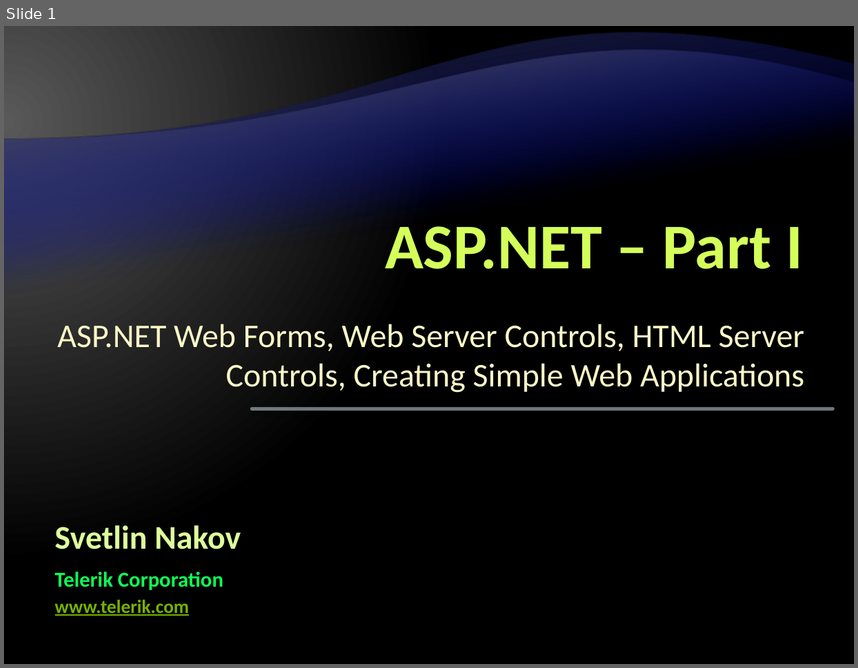
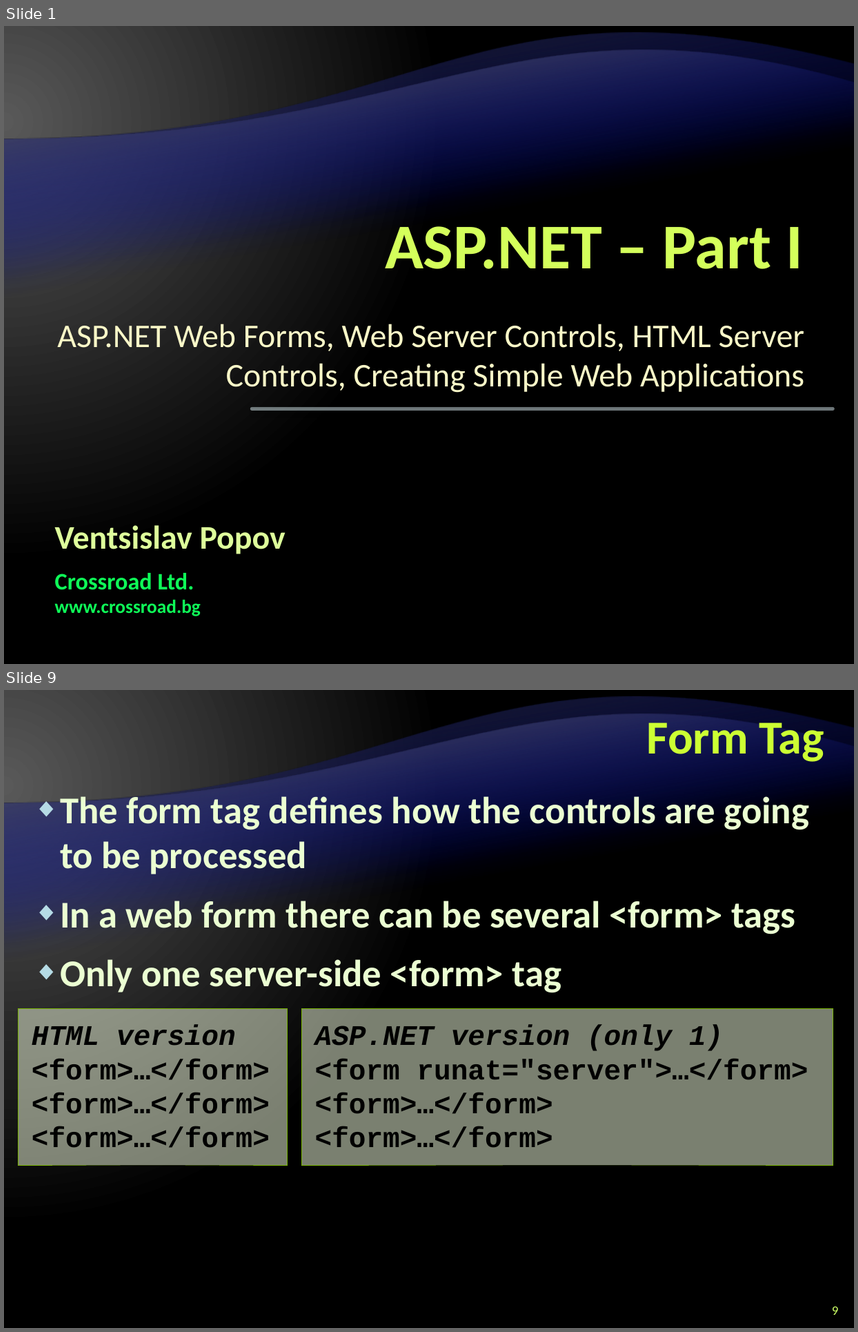
Before and after one commit to Graveheart/aspnetcourse, a slide deck: lectures/8. ASP.NET – Part I.pptx. Shown one above the other, each under a label of ours: slide 1 before the commit, slides 1 and 9 after it; the slides between them are not shown. The pictures are 858x668 and 858x1332 pixels, drawn with LibreOffice and Linux fonts; fonts in the diff are those of the drawing; background and template pictures are left out. Boxes give left, top, right and bottom in pixels: in the first picture for what was removed or moved away, otherwise in the second. Text is boxed around its words. In the diff, an @@ line names an element or a change of style, - is before the commit and + after.

```diff
--- a/lectures/8. ASP.NET – Part I.pptx
+++ b/lectures/8. ASP.NET – Part I.pptx
@@ slide 9 added at [4,690,854,1328], background gradient #595959 to #000000; not listed: 2 template elements that a slide beside it also shows @@
@@ title added at [647,714,824,762], 40 pt, text #CCFF33, bold @@
+Form Tag
@@ text added at [60,791,810,993], 32 pt, text #EBFFD2, bold @@
+◆ The form tag defines how the controls are going to be processed
+◆ In a web form there can be several <form> tags
+◆ Only one server-side <form> tag
@@ rectangle added at [18,1009,288,1165], fill #F5FFE0 at 50% opacity, outline #76B200 0.25 pt, 24 pt, text #000000, bold @@
+HTML version
+<form>…</form>
+<form>…</form>
+<form>…</form>
@@ rectangle added at [301,1009,833,1165], fill #F5FFE0 at 50% opacity, outline #76B200 0.25 pt, 24 pt, text #000000, bold @@
+ASP.NET version (only 1)
+<form runat="server">…</form>
+<form>…</form>
+<form>…</form>
@@ page number added at [832,1305,839,1314], 11 pt, text #CCFF66 @@
+9
@@ slide 1 changed as well @@
@@ text at [55,525,286,554]: text changed @@
-Svetlin Nakov
+Ventsislav Popov
@@ text at [55,572,194,590]: text changed; size 18 to 20 pt @@
-Telerik Corporation
+Crossroad Ltd.
@@ text at [55,599,201,616]: text changed; text colour #76B200 to #0EFE58 @@
-www.telerik.com
+www.crossroad.bg
```
Also in this commit, not shown: 1 other slide changed, 28 other slides added.
